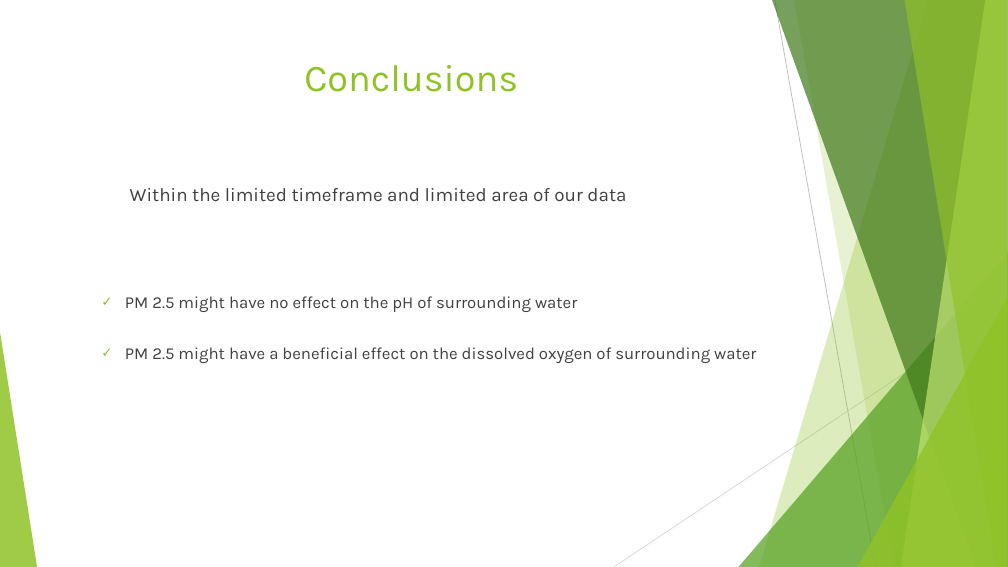
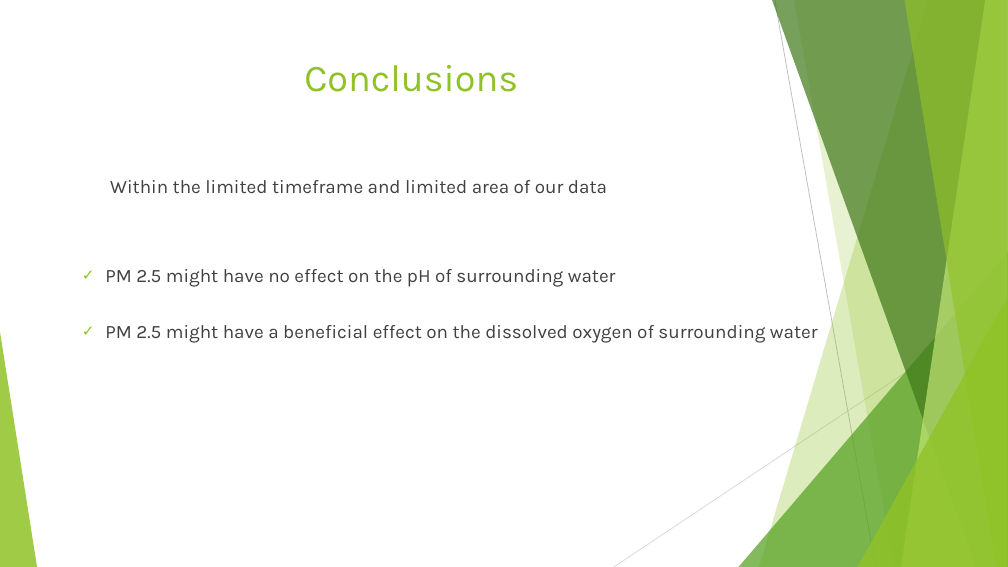
Before and after one commit to AndrewCorry/Air-and-Water-Data-Analysis, a slide deck: slide 8 of Presentation.pptx. Drawn at 1008x567 pixels with LibreOffice and Linux fonts; fonts in the diff are those of the drawing. Boxes give left, top, right and bottom in pixels: in the first picture for what was removed or moved away, otherwise in the second. Text is boxed around its words. In the diff, an @@ line names an element or a change of style, - is before the commit and + after.

```diff
--- a/Presentation.pptx
+++ b/Presentation.pptx
@@ text "Within the limited timeframe and ..." moved from (x1=125, y1=188, x2=756, y2=363) to (x1=105, y1=180, x2=818, y2=343) @@
@@ text at (x1=105, y1=269, x2=818, y2=343): size 16 to 18 pt in "PM 2.5 might have no effect on ...", "PM 2.5 might have a beneficial effect ..." @@
```
Also in this commit, not shown: 1 slide added, 1 other file.
